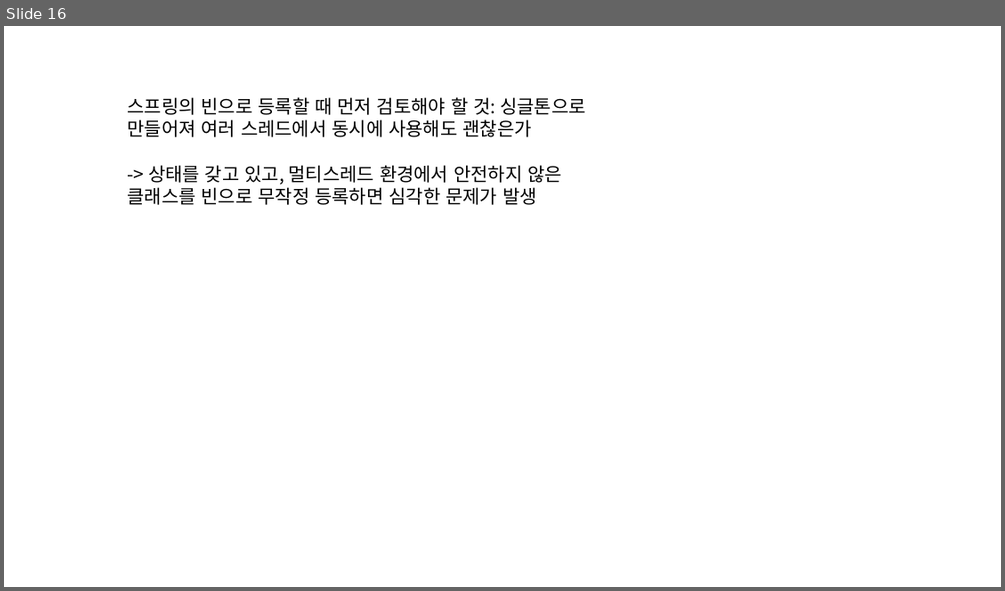
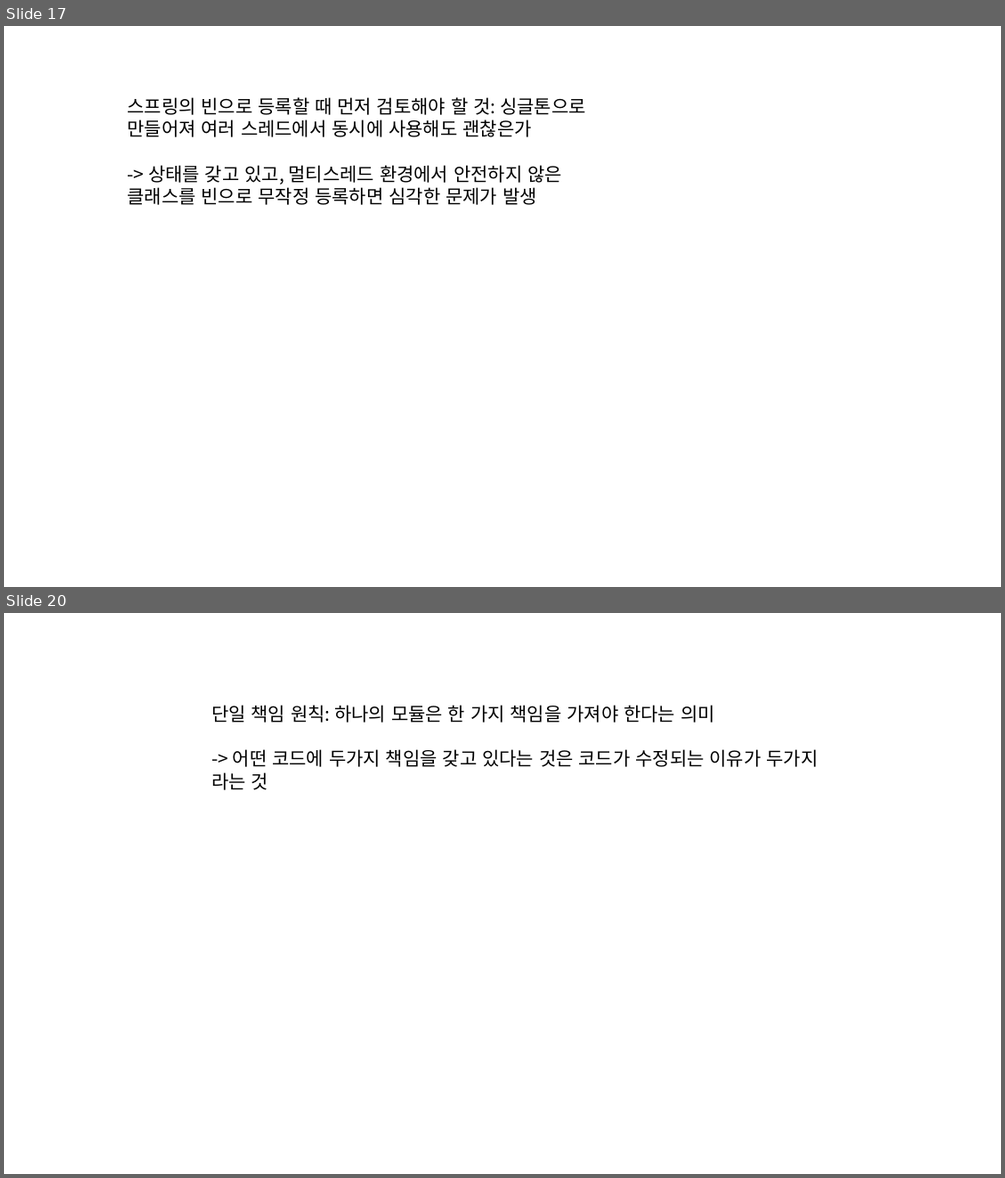
Before and after one commit to eongss/testproject, a slide deck: 프레젠테이션1.pptx. Shown one above the other, each under a label of ours: slide 16 before the commit, slides 17 and 20 after it; the slides between them are not shown. The pictures are 1005x591 and 1005x1178 pixels, drawn with LibreOffice and Linux fonts; fonts in the diff are those of the drawing. Boxes give left, top, right and bottom in pixels: in the first picture for what was removed or moved away, otherwise in the second. Text is boxed around its words. In the diff, an @@ line names an element or a change of style, - is before the commit and + after.

```diff
--- a/프레젠테이션1.pptx
+++ b/프레젠테이션1.pptx
@@ slide 20 added at [4,613,1001,1174], background #FFFFFF @@
@@ text added at [211,705,817,790], 18 pt, text #000000 @@
+단일 책임 원칙: 하나의 모듈은 한 가지 책임을 가져야 한다는 의미
+-> 어떤 코드에 두가지 책임을 갖고 있다는 것은 코드가 수정되는 이유가 두가지 라는 것
@@ what was slide 16 is now slide 17 @@
```
Also in this commit, not shown: 1 slide changed, 23 other slides added.
